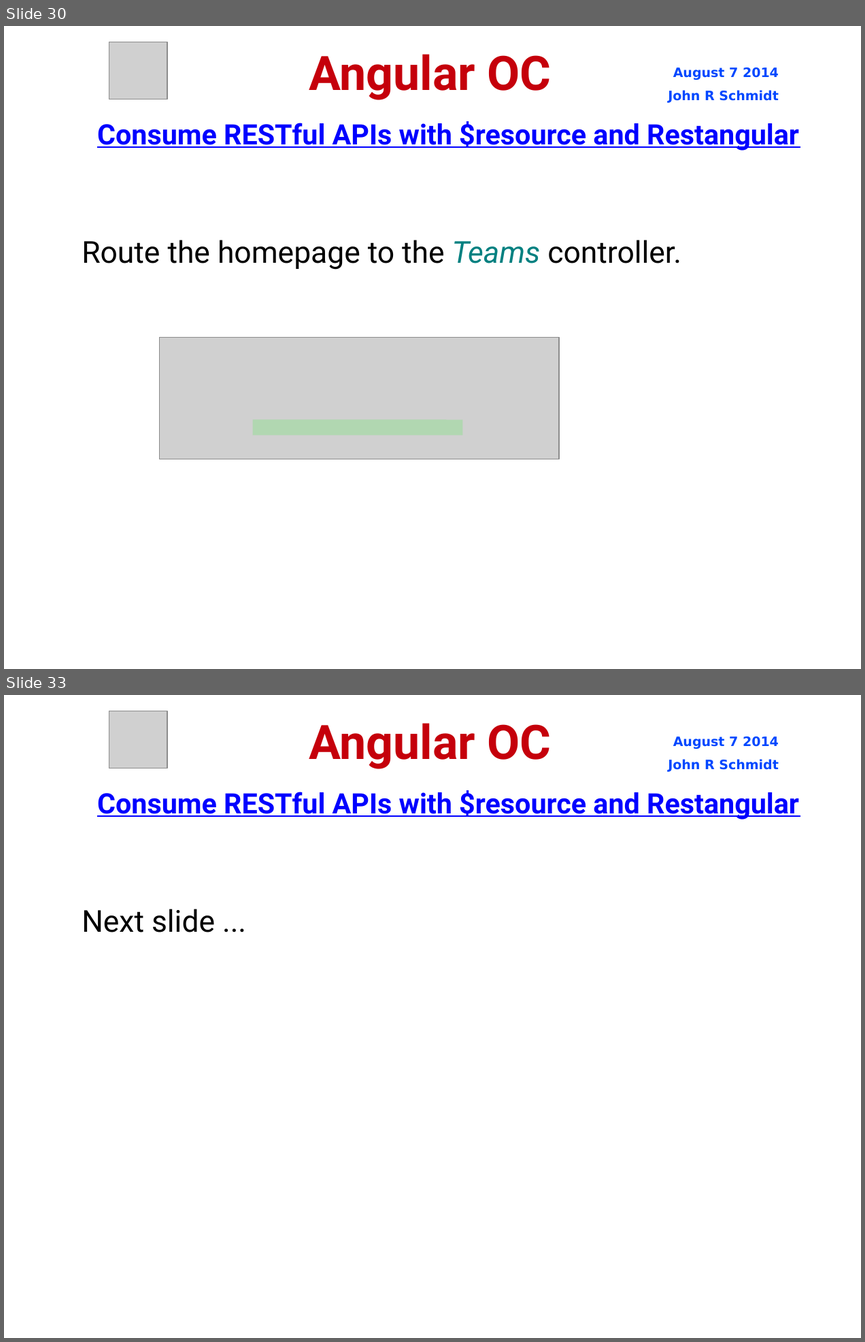
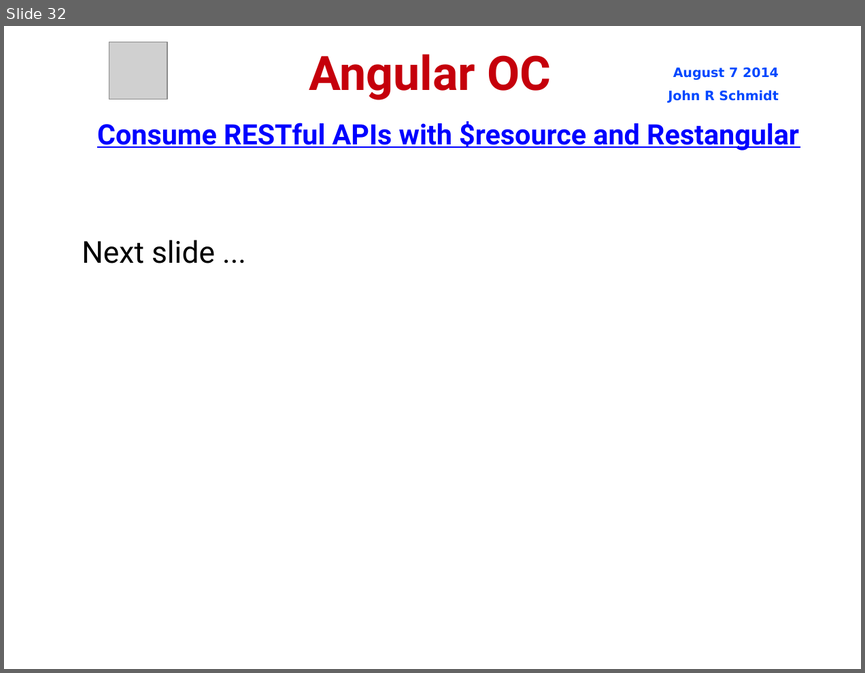
Before and after one commit to jrschmidt/fifa-angular-rest-demo, a slide deck: fifa.odp. Shown one above the other, each under a label of ours: slides 30 and 33 before the commit, slide 32 after it; the slides between them are not shown. The pictures are 865x1342 and 865x673 pixels, drawn with LibreOffice and Linux fonts; fonts in the diff are those of the drawing; grey boxes stand for pictures; background and template pictures are left out. Boxes give left, top, right and bottom in pixels: in the first picture for what was removed or moved away, otherwise in the second. Text is boxed around its words. In the diff, an @@ line names an element or a change of style, - is before the commit and + after.

Commit message:
update presentation to reflect change to single controller

```diff
--- a/fifa.odp
+++ b/fifa.odp
@@ slide 30 removed at (4,26,861,669), background picture (left out) @@
@@ picture removed at (109,42,167,99) @@
@@ title removed at (309,54,551,100) @@
-Angular OC
@@ text removed at (668,67,779,103) @@
-August 7 2014
-John R Schmidt
@@ text removed at (97,121,799,150) @@
-Consume RESTful APIs with $resource and Restangular
@@ subtitle removed at (82,240,681,269) @@
-Route the homepage to the Teams controller.
@@ picture removed at (160,337,559,459) @@
@@ line removed from (253, 427) to (463, 427) @@
@@ what was slide 33 is now slide 32 @@
```
Also in this commit, not shown: 5 slides changed, 4 other files.
